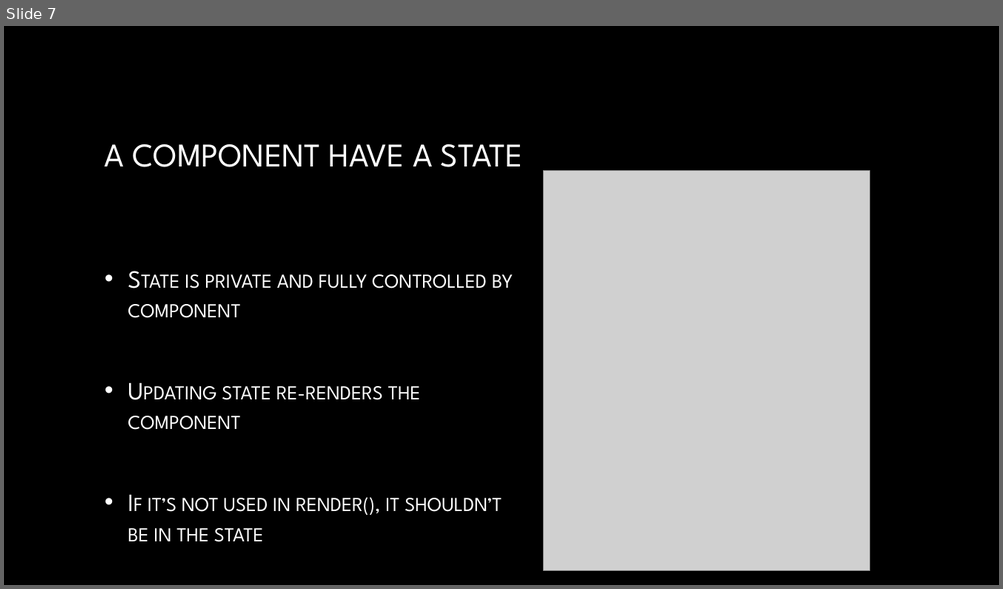
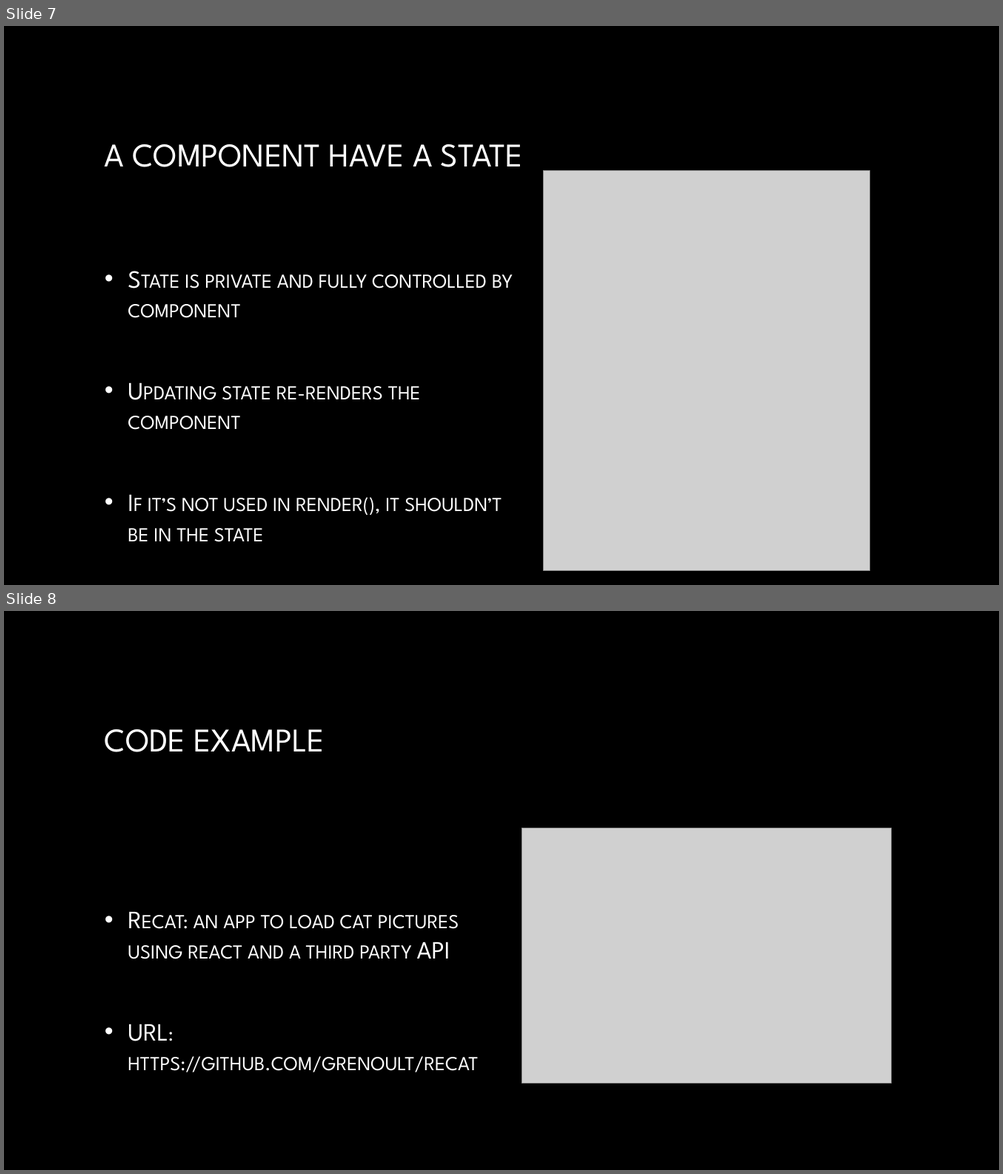
Before and after one commit to grenoult/recat, a slide deck: Introducing React.pptx. Shown one above the other, each under a label of ours: slide 7 before the commit, slides 7 and 8 after it. The pictures are 1003x589 and 1003x1174 pixels, drawn with LibreOffice and Linux fonts; fonts in the diff are those of the drawing; grey boxes stand for pictures; background and template pictures are left out. Boxes give left, top, right and bottom in pixels: in the first picture for what was removed or moved away, otherwise in the second. Text is boxed around its words. In the diff, an @@ line names an element or a change of style, - is before the commit and + after.

```diff
--- a/Introducing React.pptx
+++ b/Introducing React.pptx
@@ slide 8 added at box(4, 611, 999, 1170), background picture (left out) @@
@@ title added at box(105, 729, 324, 752), 32 pt, text gradient #FFFFFF to #A6A6A6 @@
+CODE EXAMPLE
@@ picture added at box(522, 829, 891, 1084) @@
@@ text added at box(128, 915, 478, 1073), 24 pt, text gradient #FFFFFF to #BFBFBF, small capitals @@
+• Recat: an app to load cat pictures using react and a third party API
+• URL: https://github.com/grenoult/recat
```
Also in this commit, not shown: 1 slide changed, 1 slide removed, 2 other files.
